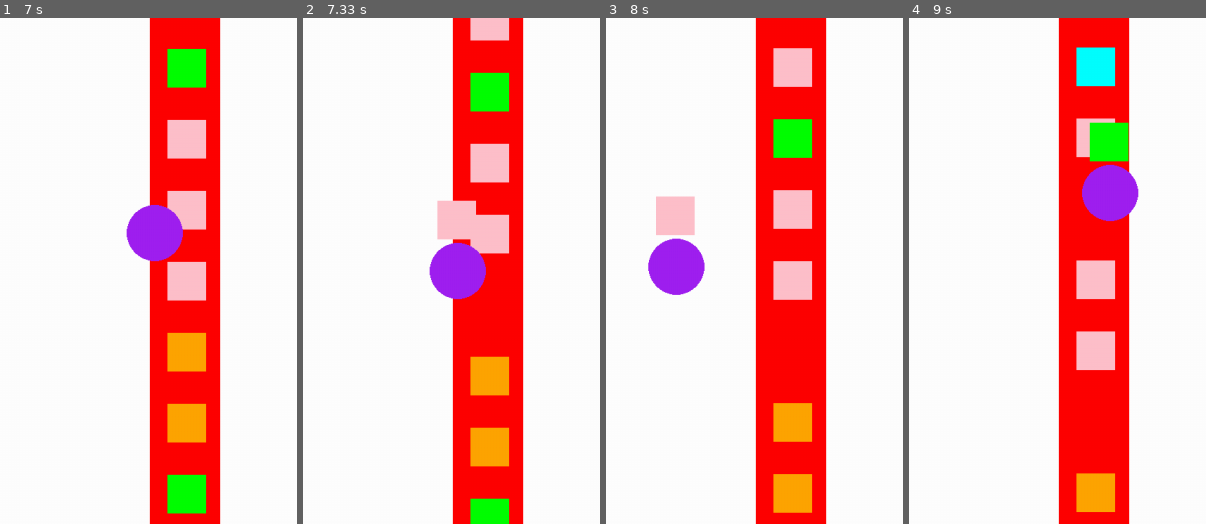
Above: before the commit, frames 1-4 (left to right).
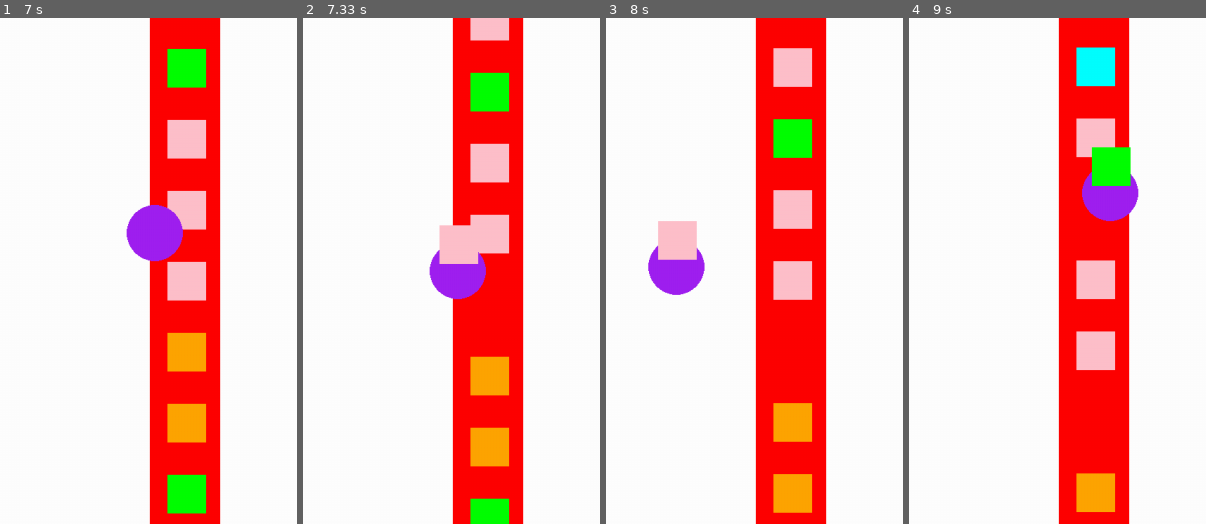
Above: after the commit, the same moments.

Repository: michlima/pygame-project
Game: pygame game, started from main.py
Two runs of this game, one before a commit and one after it. Both use one fixed random seed, a clock stepped at 60 frames per second and the inputs below.
Inputs:
- Up to frame 1 (7 s): hold D 0.33-0.8 s; hold W 0.83-1.13 s; hold D 1.17-1.63 s; hold A 1.67-2.2 s; hold S 2.23-2.53 s; hold A 2.57-2.97 s; hold W 3-3.37 s; hold D 3.4-4.03 s; hold S 4.07-4.43 s; hold A 4.47-4.93 s; hold D 4.97-5.43 s; hold W 5.47-5.77 s; hold D 5.8-6.27 s; hold A 6.3-6.83 s; hold S from 6.87 s (still down)
- Up to frame 2 (7.33 s): release S at 7.17 s; tap Space at 7.2 s
- Up to frame 3 (8 s): hold A 7.53-7.93 s; tap Space at 7.6, 7.9 s; hold W from 7.97 s (still down)
- Up to frame 4 (9 s): tap Space at 8.03, 8.43, 8.73 s; release W at 8.33 s; hold D from 8.37 s (still down)

Frame 1 is identical in both runs. In frame 2, 1.3% of the frame differs, in the area x 45-60%, y 35-49%; in frame 3, 1.3%; in frame 4, 1.4%, in the area x 60-75%, y 20-34%.

Commit message:
Boarder Implementation

Diff:
--- a/main.py
+++ b/main.py
@@ -40,6 +40,7 @@
     # player position               x Axis                  y axis
     player_pos = pygame.Vector2(screen.get_width() / 3, screen.get_height() / 2)
     player_one_box = False
+    PLAYER_RADIUS = 40  # Defining the Size of the player
 
     # while game is running
     while running:
@@ -55,6 +56,8 @@
             randomPoints = random.randrange(0,4,1)
             queuedBoxes.append({"rect": pygame.Rect(screen.get_width() / 2 - 25, -50, 55, 55), "points": randomPoints,"color":colors[randomPoints]})
 
+
+        # poll for events
         # pygame.QUIT event means the user clicked X to close your window
         for event in pygame.event.get():
             if event.type == pygame.QUIT:
@@ -101,7 +104,26 @@
             if player_one_box != False:
                 player_one_box["rect"].x += 3
 
+
+        if player_pos.x < PLAYER_RADIUS:    #Restricts the player from moving of the left side of the screen
+            player_pos.x = PLAYER_RADIUS
+        if player_pos.x > screen.get_width() - PLAYER_RADIUS:   #Restricts the player from moving of the right side of the screen
+            player_pos.x = screen.get_width() - PLAYER_RADIUS
+        if player_pos.y < PLAYER_RADIUS: #Restricts the player from moving of the top of the screen
+            player_pos.y = PLAYER_RADIUS
+        if player_pos.y > screen.get_height() - PLAYER_RADIUS: #Restricts the player from moving of the bottom of the screen
+            player_pos.y = screen.get_height() - PLAYER_RADIUS
+
+        # Keeps the box centered over the character
+        if player_one_box:
+            player_one_box["rect"].x = player_pos.x - player_one_box["rect"].width // 2
+            player_one_box["rect"].y = player_pos.y - player_one_box["rect"].height - 10
+
+
+
+
         # pygame.draw.rect(screen,"green", player_one_box)
+
 
         # flip() the display to put your work on screen
         pygame.display.flip()
@@ -117,6 +139,3 @@
 
 if __name__ == "__main__":
     main()
-
-
-    print("Hello World")
